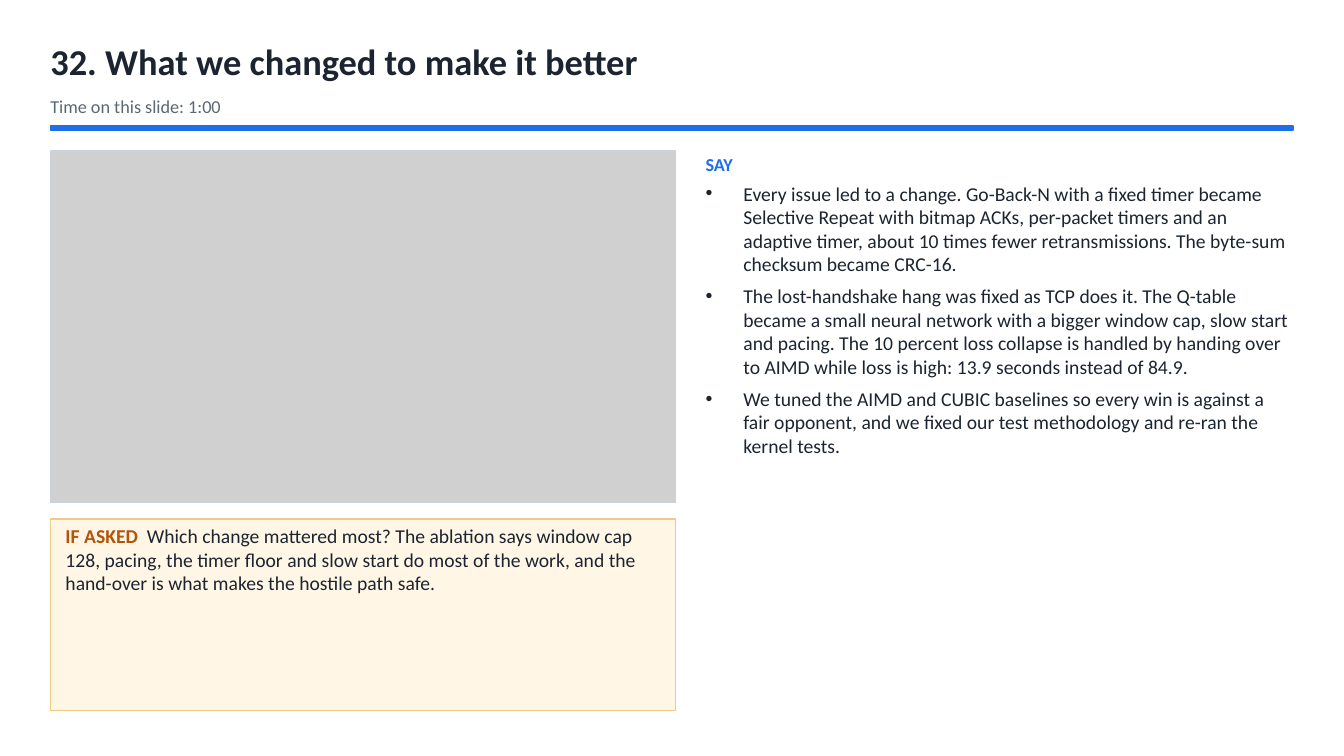
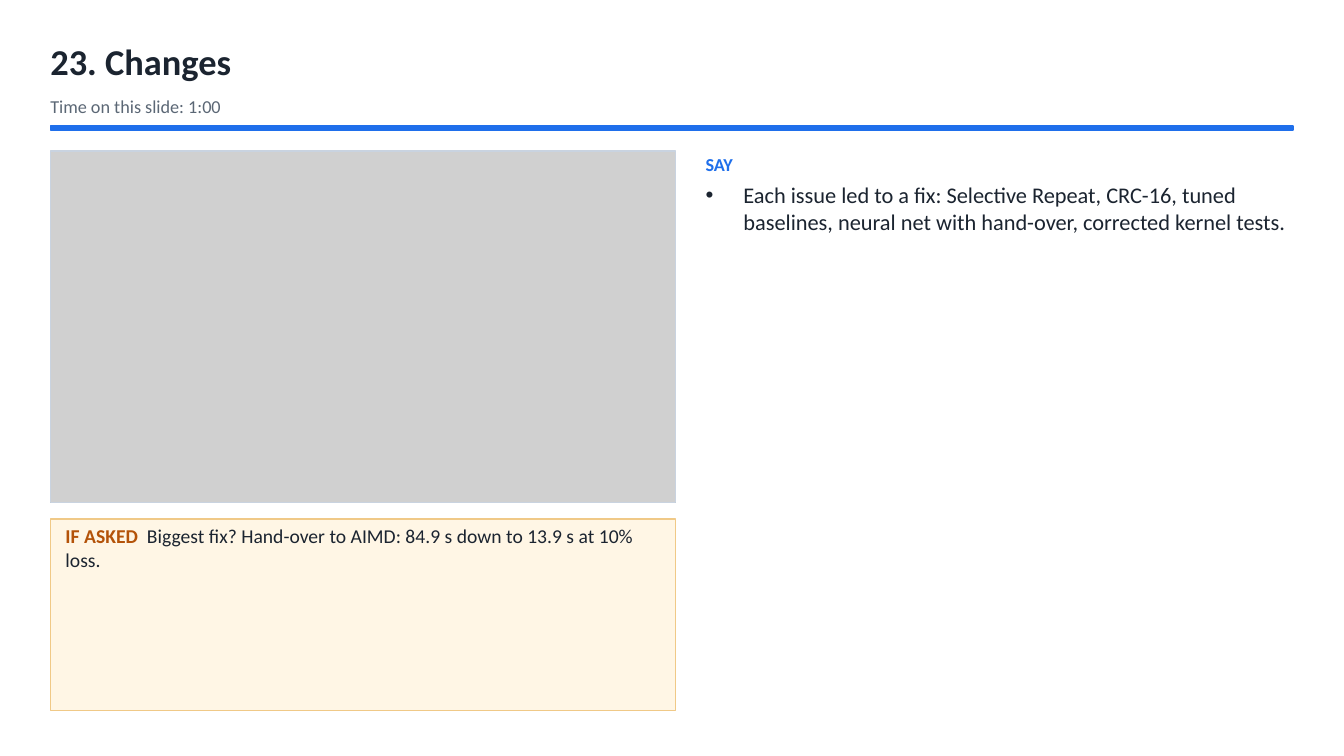
Before and after one commit to Capsturrrr/REPLIC, a slide deck: slide 25 of docs/final/RUDP_Host_Guide.pptx (slide 34 before the commit). Drawn at 1344x756 pixels with LibreOffice and Linux fonts; fonts in the diff are those of the drawing; grey boxes stand for pictures. Boxes give left, top, right and bottom in pixels: in the first picture for what was removed or moved away, otherwise in the second. Text is boxed around its words. In the diff, an @@ line names an element or a change of style, - is before the commit and + after.

```diff
--- a/docs/final/RUDP_Host_Guide.pptx
+++ b/docs/final/RUDP_Host_Guide.pptx
@@ text at (50,49,231,81): text changed @@
-32. What we changed to make it better
+23. Changes
@@ text at (743,187,1285,233): text changed; size 14 to 16 pt @@
-• Every issue led to a change. Go-Back-N with a fixed timer became Selective Repeat with bitmap ACKs, per-packet timers and an adaptive timer, about 10 times fewer retransmissions. The byte-sum checksum became CRC-16.
-• The lost-handshake hang was fixed as TCP does it. The Q-table became a small neural network with a bigger window cap, slow start and pacing. The 10 percent loss collapse is handled by handing over to AIMD while loss is high: 13.9 seconds instead of 84.9.
-• We tuned the AIMD and CUBIC baselines so every win is against a fair opponent, and we fixed our test methodology and re-ran the kernel tests.
+• Each issue led to a fix: Selective Repeat, CRC-16, tuned baselines, neural net with hand-over, corrected kernel tests.
@@ text at (65,529,633,567): text changed @@
-IF ASKED Which change mattered most? The ablation says window cap 128, pacing, the timer floor and slow start do most of the work, and the hand-over is what makes the hostile path safe.
+IF ASKED Biggest fix? Hand-over to AIMD: 84.9 s down to 13.9 s at 10% loss.
```
Also in this commit, not shown: 37 other slides changed, 5 slides removed, 9 other files.
